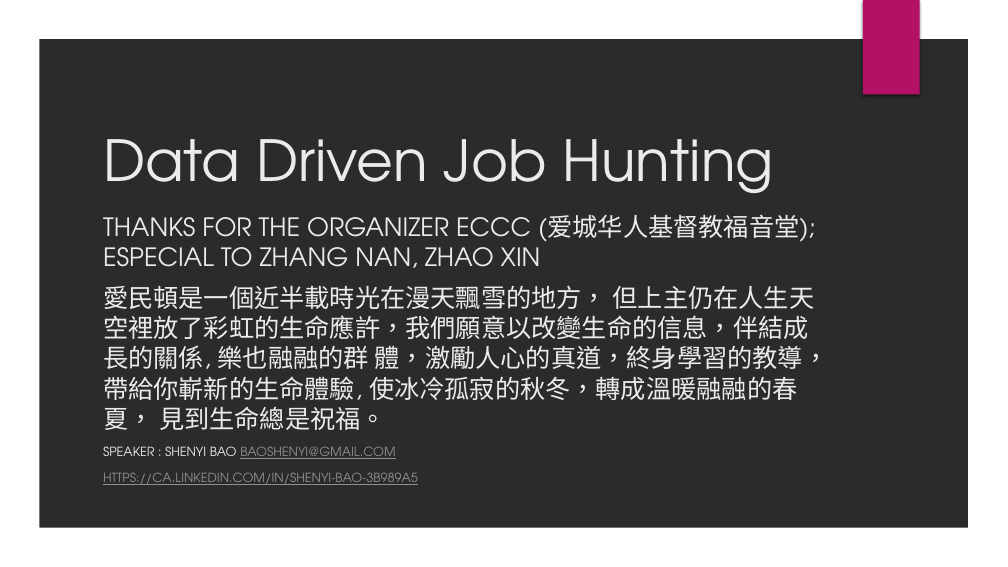
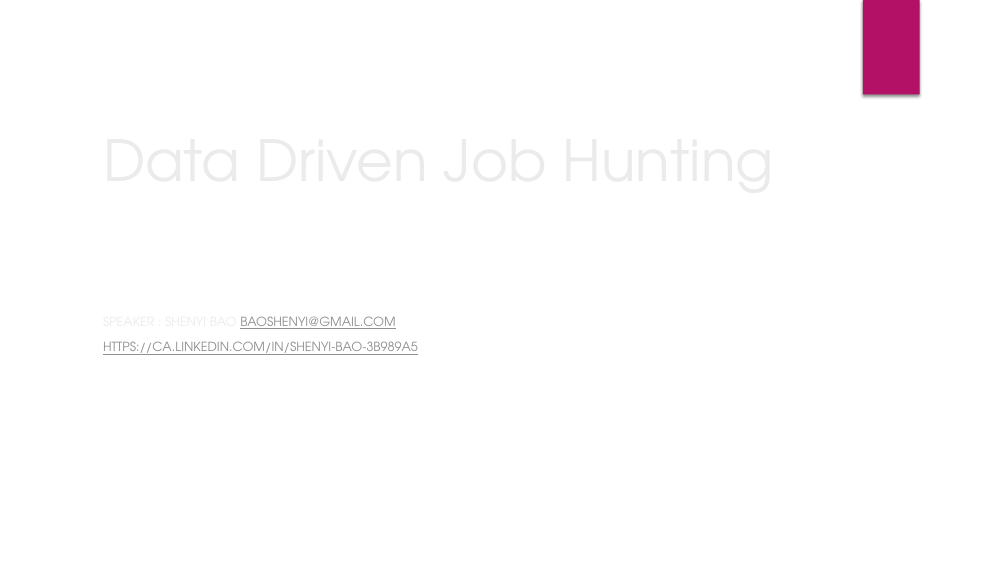
Before and after one commit to Predator-Z/DataDrivenJobHunting, a slide deck: slide 1 of DataDrivenJobHunting.pptx. Drawn at 1008x567 pixels with LibreOffice and Linux fonts; fonts in the diff are those of the drawing; background and template pictures are left out; a plain dark background stands for a picture behind light text. Boxes give left, top, right and bottom in pixels: in the first picture for what was removed or moved away, otherwise in the second. Text is boxed around its words. In the diff, an @@ line names an element or a change of style, - is before the commit and + after.

```diff
--- a/DataDrivenJobHunting.pptx
+++ b/DataDrivenJobHunting.pptx
@@ freeform shape removed at bbox=[0, 0, 1008, 567] @@
@@ subtitle at bbox=[103, 214, 829, 430]: paragraphs removed @@
-THANKS FOR THE ORGANIZER ECCC (爱城华人基督教福音堂); ESPECIAL TO ZHANG NAN, ZHAO XIN
-愛民頓是一個近半載時光在漫天飄雪的地方， 但上主仍在人生天空裡放了彩虹的生命應許，我們願意以改變生命的信息，伴結成長的關係, 樂也融融的群 體，激勵人心的真道，終身學習的教導，帶給你嶄新的生命體驗, 使冰冷孤寂的秋冬，轉成溫暖融融的春夏， 見到生命總是祝福。
```
Also in this commit, not shown: 3 other slides changed.
